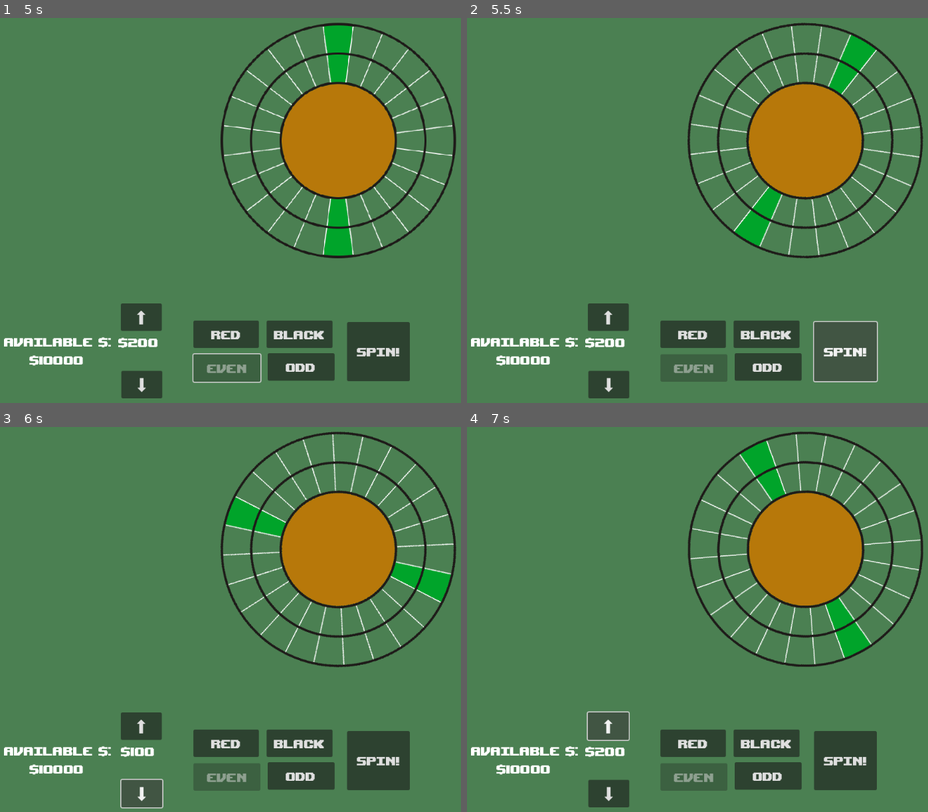
Above: before the commit, frames 1-4 (two rows, left to right).
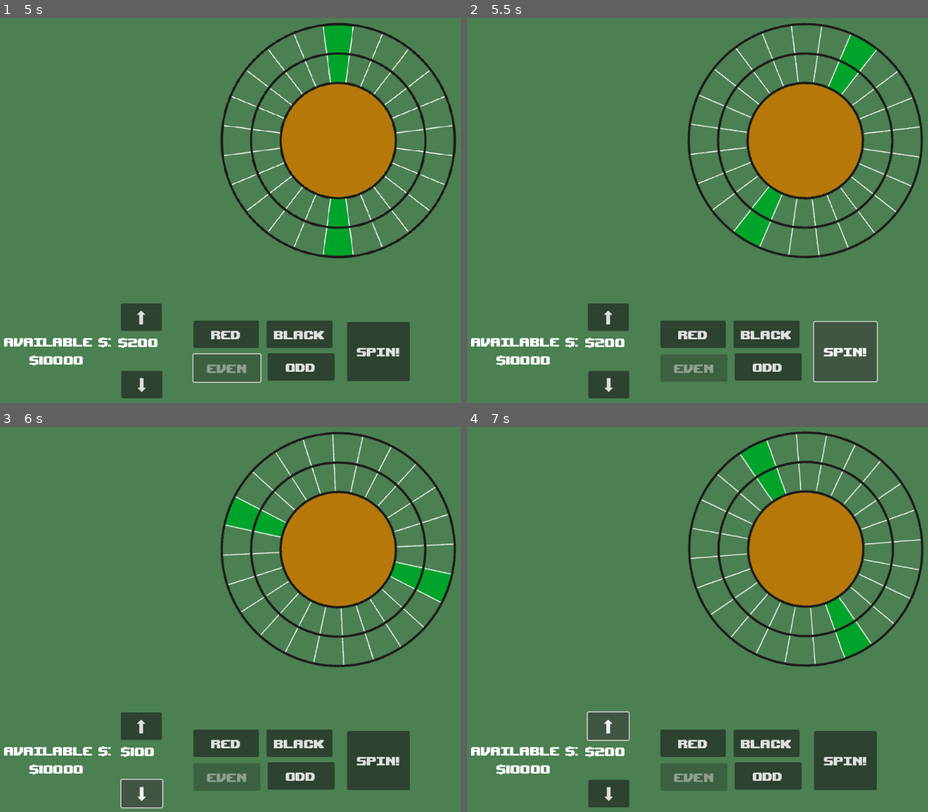
Above: after the commit, the same moments.

Repository: RossRKK/gmtk-game-jam-2025
Game: Godot game, scene res://scenes/roulette_scene.tscn
Same seed, same stepped clock (60 frames per second), same inputs: the game is played once before the commit and once after it.
Inputs:
- Up to frame 1 (5 s): click "⬇" at 0.5 s; click "⬆" at 1.25 s; click "Black" at 2 s; click "Red" at 2.75 s; click "Odd" at 3.5 s; click "Even" at 4.25 s
- Up to frame 2 (5.5 s): click "Spin!" at 5 s
- Up to frame 3 (6 s): click "⬇" at 5.75 s
- Up to frame 4 (7 s): click "⬆" at 6.5 s

Frame 1 is identical in both runs. In frame 2, 0.1% of the frame differs, in the area x 47-99%, y 1-63%; in frame 3, 0.6%; in frame 4, 1.6%, in the area x 47-100%, y 1-63%.

Commit message:
slot segment pixelshader ball

Diff:
--- a/project.godot
+++ b/project.godot
@@ -22,6 +22,7 @@
 window/size/window_width_override=2048
 window/size/window_height_override=1536
 window/stretch/mode="viewport"
+window/canvas_textures/default_texture_filter=1
 
 [dotnet]
 
@@ -30,3 +31,4 @@
 [rendering]
 
 textures/canvas_textures/default_texture_filter=0
+2d/snap/snap_2d_transforms_to_pixel=true
--- /dev/null
+++ b/scenes/post_processing_effects/pixel_effect.gdshader
@@ -0,0 +1,13 @@
+shader_type canvas_item;
+render_mode unshaded;
+
+uniform sampler2D SCREEN_TEXTURE : hint_screen_texture, repeat_disable, filter_nearest;
+
+uniform float pixel_size : hint_range(1.0, 16.0, 1.0) = 1.0;
+
+void fragment() {
+float x = FRAGCOORD.x - mod(FRAGCOORD.x, pixel_size);
+float y = FRAGCOORD.y - mod(FRAGCOORD.y, pixel_size);
+float shift = floor(pixel_size / 2.0);
+	COLOR = texture(SCREEN_TEXTURE, vec2(x + shift, y + shift) * SCREEN_PIXEL_SIZE);
+}
--- /dev/null
+++ b/scenes/post_processing_effects/pixel_effect.tscn
@@ -0,0 +1,19 @@
+[gd_scene load_steps=3 format=3 uid="uid://68ktk7yh4by3"]
+
+[ext_resource type="Shader" uid="uid://d0xaanev2miq5" path="res://scenes/post_processing_effects/pixel_effect.gdshader" id="1_obxqt"]
+
+[sub_resource type="ShaderMaterial" id="ShaderMaterial_3btms"]
+shader = ExtResource("1_obxqt")
+shader_parameter/pixel_size = 2.0
+
+[node name="pixelate" type="CanvasLayer"]
+
+[node name="ColorRect" type="ColorRect" parent="."]
+material = SubResource("ShaderMaterial_3btms")
+anchors_preset = 15
+anchor_right = 1.0
+anchor_bottom = 1.0
+grow_horizontal = 2
+grow_vertical = 2
+mouse_filter = 2
+color = Color(0, 0, 0, 0)
--- /dev/null
+++ b/shaders/pixel.gdshader
@@ -0,0 +1,44 @@
+shader_type canvas_item;
+
+uniform sampler2D iChannel0;
+// Desired number of squares per row and column
+uniform float pix_num : hint_range(1.0, 100.0, 1.0) = 50.0;
+uniform bool custom = false;
+uniform int cus_row_num : hint_range(1, 500, 1) = 30;
+uniform int cus_col_num : hint_range(1, 500, 1) = 30;
+
+void fragment()
+{
+    // Aspect ratio of the viewport
+    float aspectRatio = TEXTURE_PIXEL_SIZE.x / TEXTURE_PIXEL_SIZE.y;
+
+    // Normalized pixel coordinates (from 0 to 1)
+    vec2 uv = UV;
+
+    // Adjust uv coordinates to keep squares as squares
+    uv.x *= aspectRatio;
+    // Creating grid of squares
+	if (custom == false){
+		uv = vec2(
+        float(int(uv.x * pix_num)) / pix_num,
+        float(int(uv.y * pix_num)) / pix_num
+    );
+	}
+	else  {
+		uv = vec2(
+        float(int(uv.x * float(cus_row_num))) / float(cus_row_num) ,
+        float(int(uv.y * float(cus_col_num))) / float(cus_col_num)
+    );
+	}
+
+
+
+    // Resetting the aspect ratio effect on x coordinate after grid placement
+    uv.x /= aspectRatio;
+
+    // Time varying pixel color
+    vec3 col = texture(iChannel0,uv).rgb;
+
+    // Output to screen
+    COLOR = vec4(col, 1.0);
+}
Binary file added: assets/png/segment.png
Not shown, added: assets/png/segment.png.import
Binary file added: assets/png/slot.png
Not shown, added: assets/png/slot.png.import
Not shown, added: scenes/post_processing_effects/pixel_effect.gdshader.uid
Not shown, added: shaders/pixel.gdshader.uid
Not shown, added: assets/psd/segment.psd
Not shown, added: assets/pxo/slot.pxo
